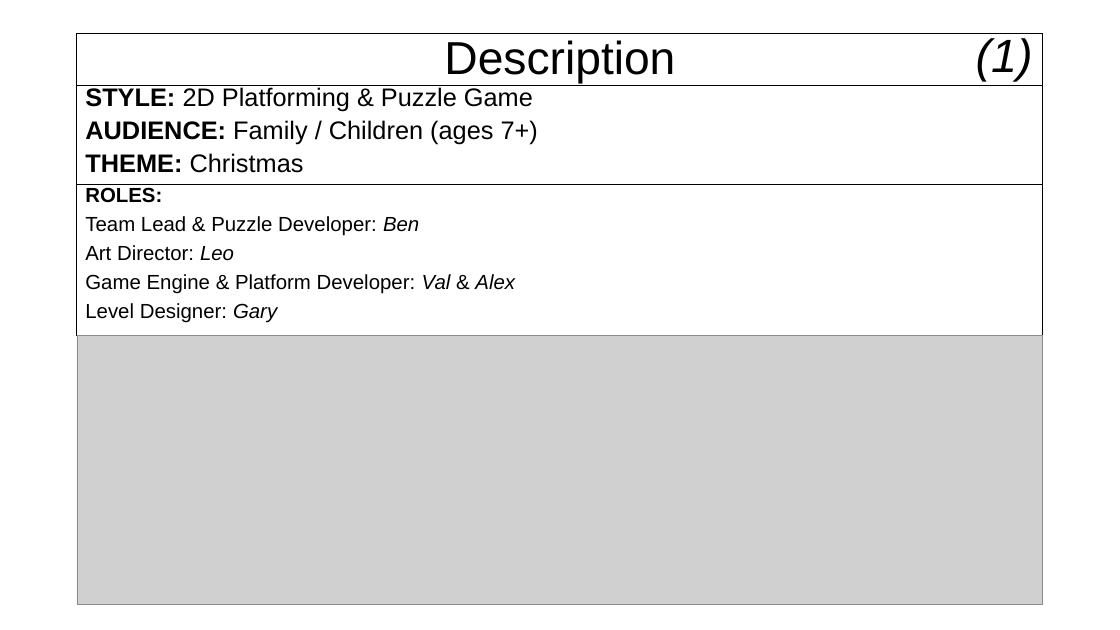
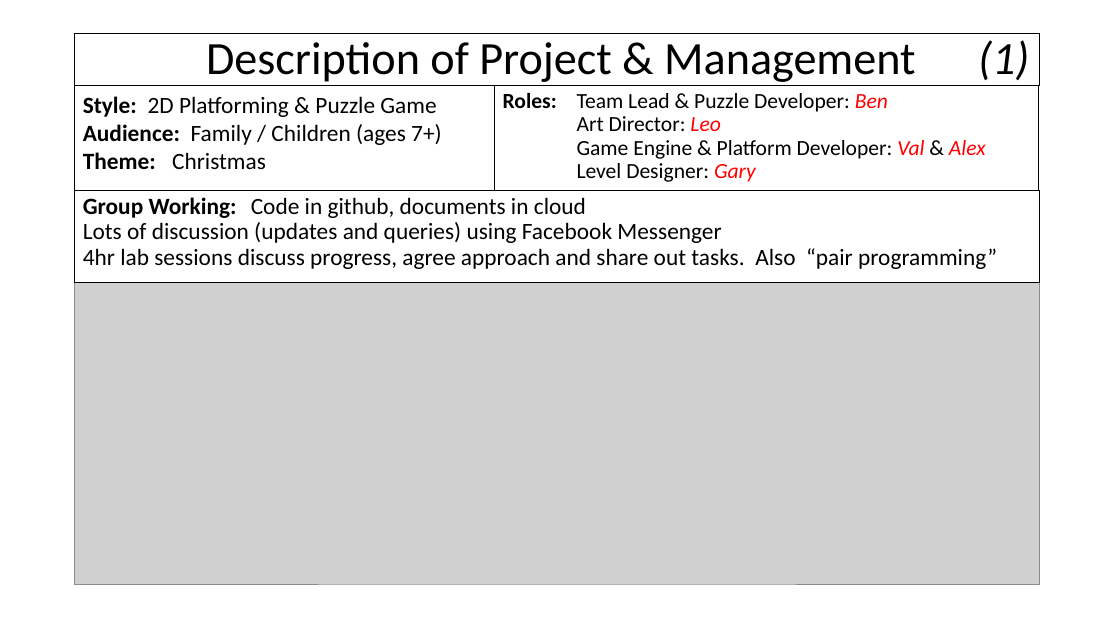
Before and after one commit to AlexCarolan/Christmas-Game, a slide deck: slide 4 of D2.pptx (slide 3 before the commit). Drawn at 1120x630 pixels with LibreOffice and Linux fonts; fonts in the diff are those of the drawing; grey boxes stand for pictures. Boxes give left, top, right and bottom in pixels: in the first picture for what was removed or moved away, otherwise in the second. Text is boxed around its words. In the diff, an @@ line names an element or a change of style, - is before the commit and + after.

```diff
--- a/D2.pptx
+++ b/D2.pptx
@@ title "Description of Project & Management ...": place and size @@
-title "Description of Project & Management ..." at box(77, 34, 1044, 86)
+title "Description of Project & Management ..." at box(75, 34, 1039, 86)
@@ title at box(206, 40, 1029, 86): text changed; font Arial to Calibri @@
-Description
+Description of Project & Management (1)
@@ text removed at box(976, 38, 1033, 82) @@
-(1)
@@ text "Style: 2D Platforming & Puzzle ...": place and size @@
-text "Style: 2D Platforming & Puzzle ..." at box(77, 86, 1044, 185)
+text "Style: 2D Platforming & Puzzle ..." at box(75, 86, 495, 191)
@@ rectangle "Roles: Team Lead & Puzzle ...": place and size @@
-rectangle "Roles: Team Lead & Puzzle ..." at box(77, 185, 1044, 335)
+rectangle "Roles: Team Lead & Puzzle ..." at box(495, 86, 1039, 191)
@@ text at box(83, 96, 442, 169): text changed; size 21.7 to 20 pt; font Arial to Calibri @@
-STYLE: 2D Platforming & Puzzle Game
-AUDIENCE: Family / Children (ages 7+)
-THEME: Christmas
+Style: 2D Platforming & Puzzle Game
+Audience: Family / Children (ages 7+)
+Theme: Christmas
@@ text in rectangle at box(503, 93, 888, 112): text changed; size 17.5 to 18.5 pt; font Arial to Calibri @@
-ROLES:
-Team Lead & Puzzle Developer: Ben
+Roles: Team Lead & Puzzle Developer: Ben
@@ text in rectangle at box(577, 116, 986, 182): size 17.5 to 18.5 pt, font Arial to Calibri in "Art Director: Leo", "Game Engine & Platform Developer: Val & ...", "Level Designer: Gary"; text colour #000000 to #FF0000 in "Leo", "Val Alex", "Gary"; indent changed; line spacing 0.7 to 0.9; less space between paragraphs @@
@@ rectangle added at box(75, 191, 1039, 282), outline #000000 0.75 pt, 20 pt, text #000000 @@
+Group Working: Code in github, documents in cloud
+Lots of discussion (updates and queries) using Facebook Messenger
+4hr lab sessions discuss progress, agree approach and share out tasks. Also “pair programming”
@@ picture: place and size @@
-picture at box(77, 335, 1044, 604)
+picture at box(75, 282, 1039, 584)
```
Also in this commit, not shown: 9 other slides changed, 8 slides added, 3 slides removed.
